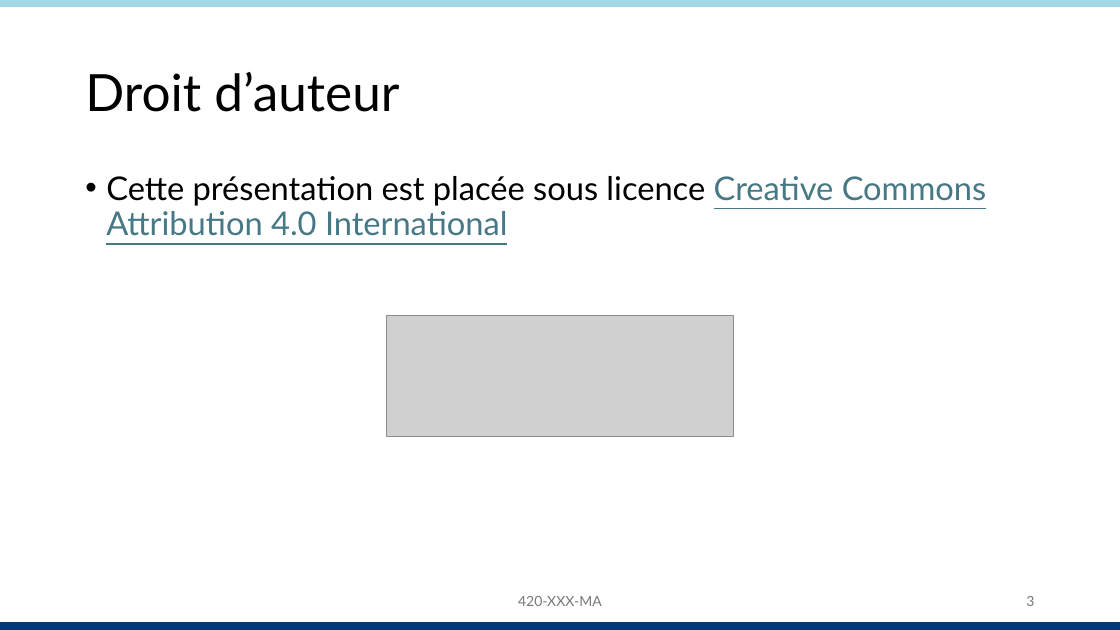
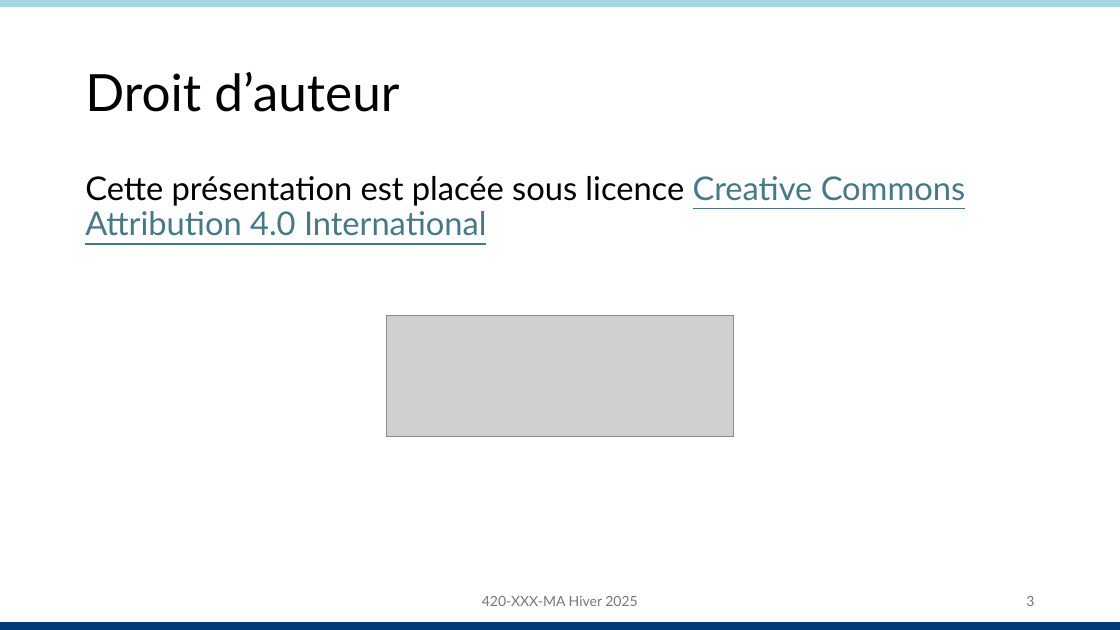
Before and after one commit to archambaultv-prof/les-scripts-du-dernier-recours, a slide deck: slide 3 of gabarits/power_point/Présentation.pptx. Drawn at 1120x630 pixels with LibreOffice and Linux fonts; fonts in the diff are those of the drawing; grey boxes stand for pictures; background and template pictures are left out. Boxes give left, top, right and bottom in pixels: in the first picture for what was removed or moved away, otherwise in the second. Text is boxed around its words. In the diff, an @@ line names an element or a change of style, - is before the commit and + after.

```diff
--- a/gabarits/power_point/Présentation.pptx
+++ b/gabarits/power_point/Présentation.pptx
@@ text "Cette présentation est placée sous ..." at bbox=[85, 176, 965, 236]: bullet • to none @@
@@ text at bbox=[482, 596, 637, 606]: text changed @@
-420-XXX-MA
+420-XXX-MA Hiver 2025
```
Also in this commit, not shown: 2 other slides changed.
